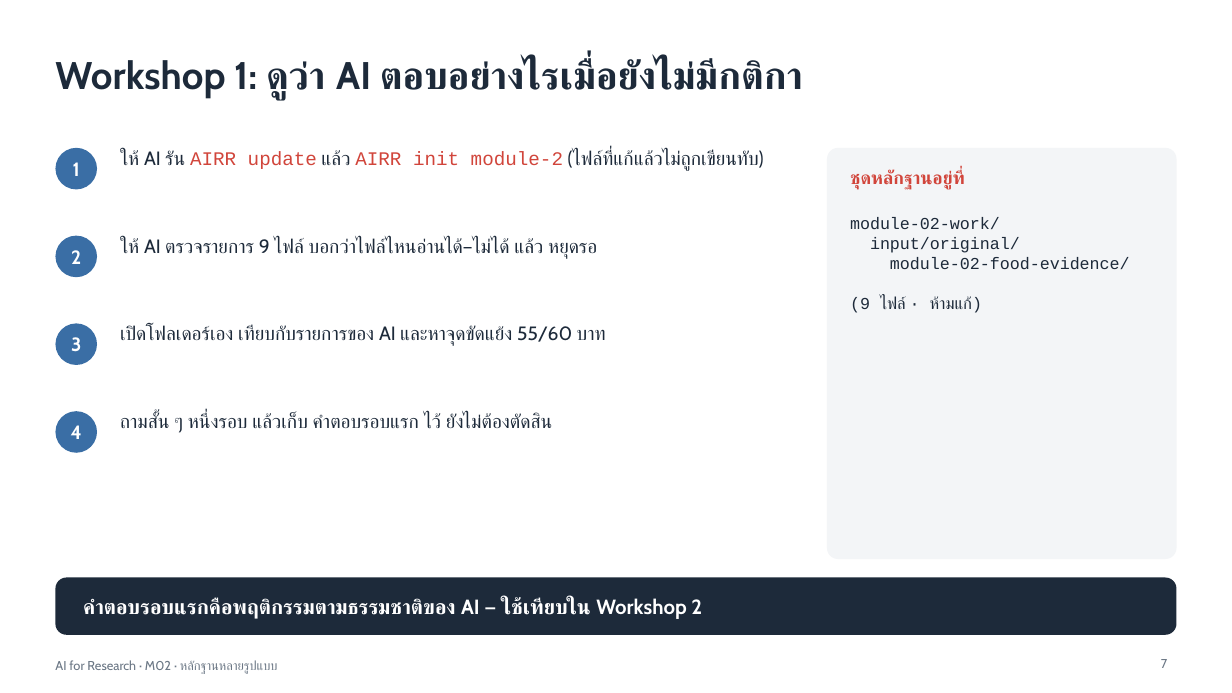
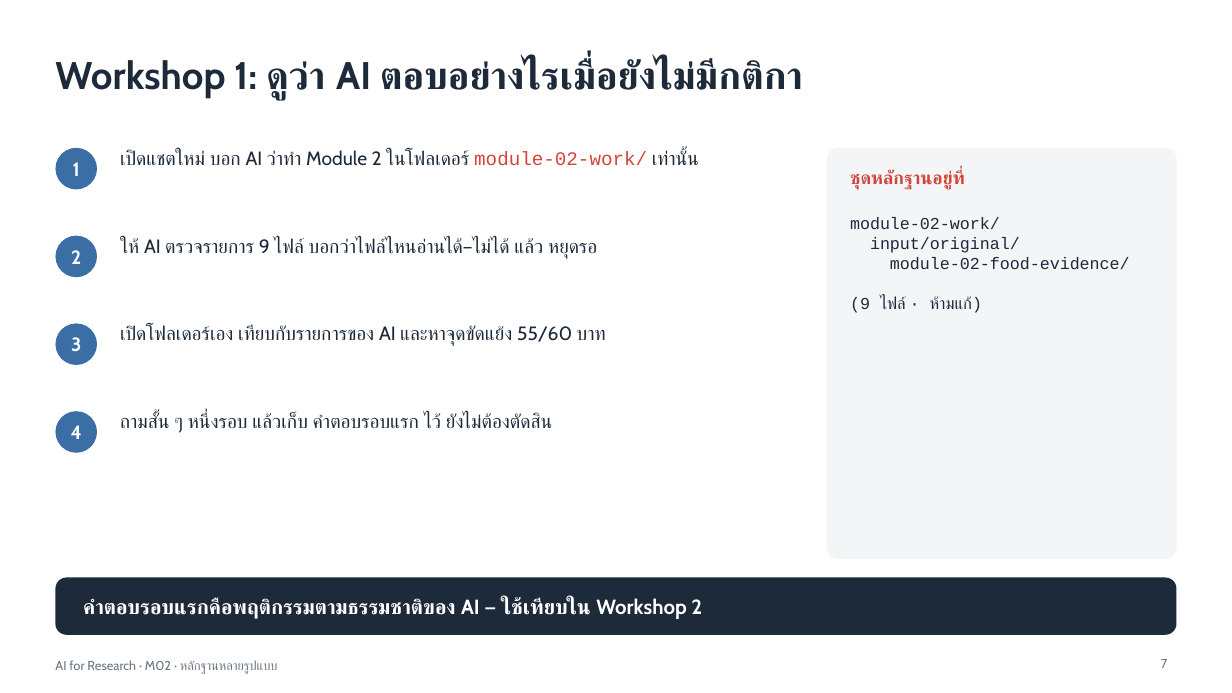
Before and after one commit to punpiti/ai-for-research, a slide deck: slide 7 of downloads/instructor-slides-f1464f310a04ae61/multiformat-evidence-and-source-levels.pptx. Drawn at 1232x693 pixels with LibreOffice and Linux fonts; fonts in the diff are those of the drawing. Boxes give left, top, right and bottom in pixels: in the first picture for what was removed or moved away, otherwise in the second. Text is boxed around its words. In the diff, an @@ line names an element or a change of style, - is before the commit and + after.

```diff
--- a/downloads/instructor-slides-f1464f310a04ae61/multiformat-evidence-and-source-levels.pptx
+++ b/downloads/instructor-slides-f1464f310a04ae61/multiformat-evidence-and-source-levels.pptx
@@ text at [120,150,699,165]: text changed @@
-ให้ AI รัน AIRR update แล้ว AIRR init module-2 (ไฟล์ที่แก้แล้วไม่ถูกเขียนทับ)
+เปิดแชตใหม่ บอก AI ว่าทำ Module 2 ในโฟลเดอร์ module-02-work/ เท่านั้น
```
Also in this commit, not shown: 24 other files.
